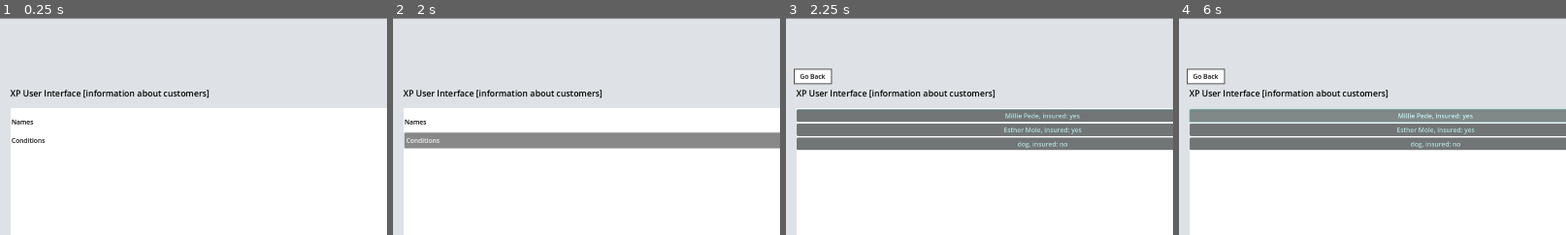
Above: before the commit, frames 1-4 (left to right).
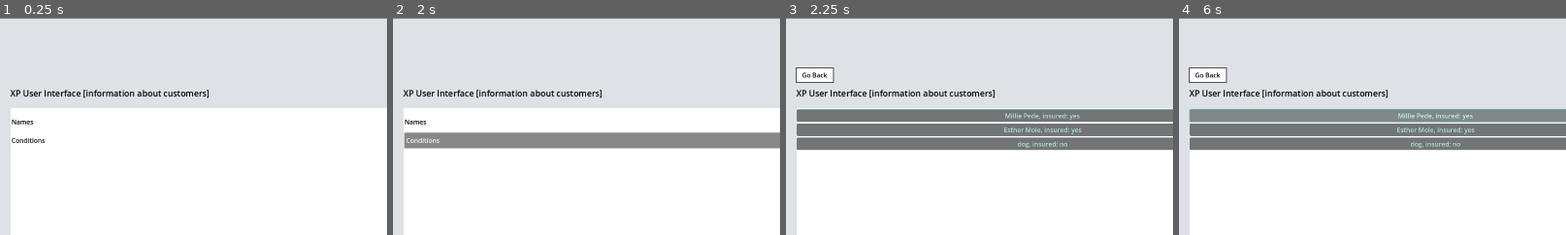
Above: after the commit, the same moments.

Repository: AgonGuri/vacation_please
Game: Godot game, scene res://scenes/pc_ui.tscn
The game is run twice, just before and just after one commit, with the same random seed, the same clock (stepped at 60 frames per second) and the same inputs.
Inputs:
- Up to frame 1 (0.25 s): no input
- Up to frame 2 (2 s): click "Document" at 0.5 s; click "Conditions" at 1.25 s
- Up to frame 3 (2.25 s): click "Names" at 2 s
- Up to frame 4 (6 s): click "Go Back" at 2.75 s; click "Document" at 3.5 s; click "Conditions" at 4.25 s; click "Names" at 5 s; click "Millie Pede, insured: yes" at 5.75 s
The pictures show only the part of the screen within x 2-52%, y 0-50%; the shares and areas given below are measured in that part.

Frames 1-2 are identical in both runs. In frame 3, 0.5% of the frame differs, in the area x 2-13%, y 22-31%; in frame 4, 0.5%.

Commit message:
pc_ui scene change

Diff:
--- a/scenes/pc_ui.tscn
+++ b/scenes/pc_ui.tscn
@@ -210,10 +210,10 @@
 
 [node name="Button" type="Button" parent="NinePatchRect"]
 layout_mode = 0
-offset_left = 55.0
-offset_top = 125.0
-offset_right = 149.0
-offset_bottom = 163.0
+offset_left = 60.0
+offset_top = 122.0
+offset_right = 154.0
+offset_bottom = 160.0
 theme_override_colors/font_color = Color(0, 0, 0, 1)
 theme_override_styles/normal = SubResource("StyleBoxFlat_gthla")
 text = "Go Back"
